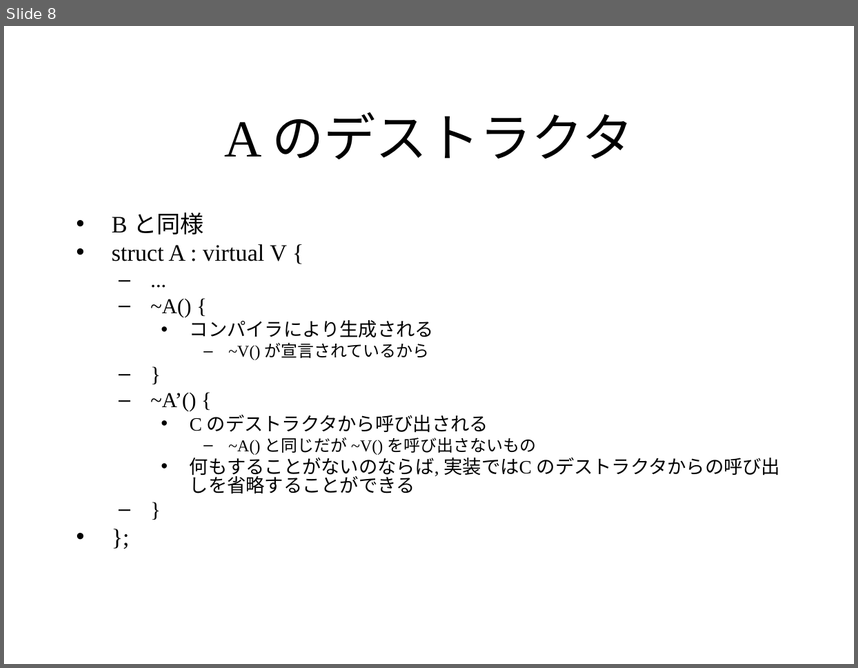
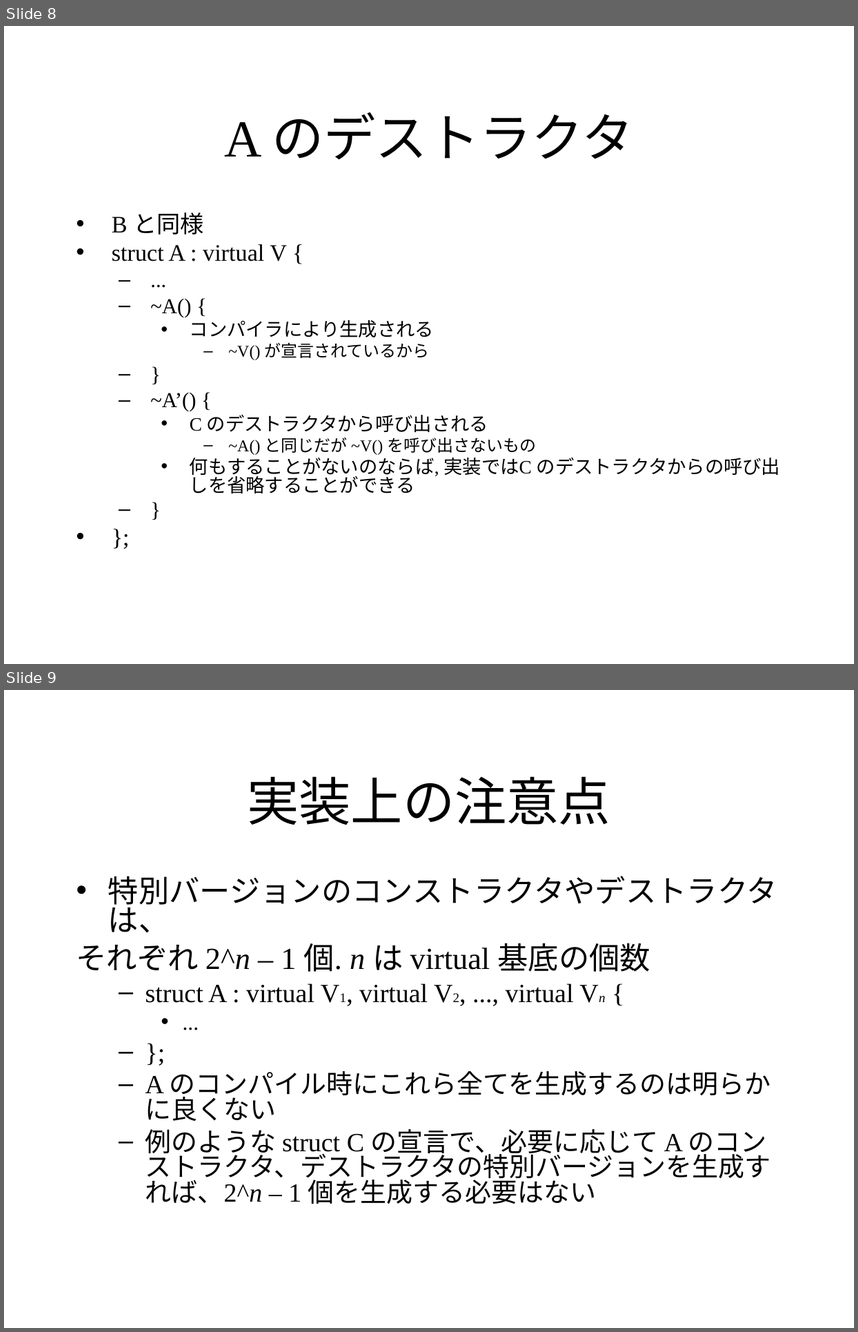
Before and after one commit to KeiHasegawa/cxx_doc, a slide deck: 11_virtual_base_ctor_dtor.ppt. Shown one above the other, each under a label of ours: slide 8 before the commit, slides 8 and 9 after it. The pictures are 858x668 and 858x1332 pixels, drawn with LibreOffice and Linux fonts; fonts in the diff are those of the drawing. Boxes give left, top, right and bottom in pixels: in the first picture for what was removed or moved away, otherwise in the second. Text is boxed around its words. In the diff, an @@ line names an element or a change of style, - is before the commit and + after.

```diff
--- a/11_virtual_base_ctor_dtor.ppt
+++ b/11_virtual_base_ctor_dtor.ppt
@@ slide 9 added at <box>4,690,854,1328</box>, background #FFFFFF @@
@@ title added at <box>247,776,611,825</box>, 44 pt, text #000000 @@
+実装上の注意点
@@ text added at <box>76,876,777,1203</box>, 22.2 pt, text #000000 @@
+• 特別バージョンのコンストラクタやデストラクタは、
+それぞれ 2^n – 1 個. n は virtual 基底の個数
+  – struct A : virtual V1, virtual V2, ..., virtual Vn {
+    • ...
+  – };
+  – A のコンパイル時にこれら全てを生成するのは明らかに良くない
+  – 例のような struct C の宣言で、必要に応じて A のコンストラクタ、デストラクタの特別バージョンを生成すれば、2^n – 1 個を生成する必要はない
```
Also in this commit, not shown: 1 slide changed, 2 other slides added, 3 other files.
